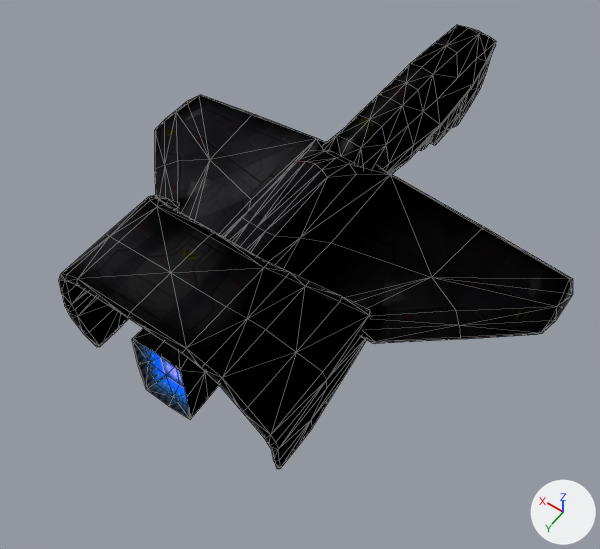
An edit to the Blender file Gawain/gawain.blend, drawn before and after from the same camera.
Rendered twice from a 50 mm lens placed at (-10.5, 17.6, 20.2), pointed at (-0.7, 3.9, -1.3). Lighting does not change. The marker at lower right points along +X, +Y and +Z. Mesh edges are drawn as thin lines.

The first picture shows 'base'.
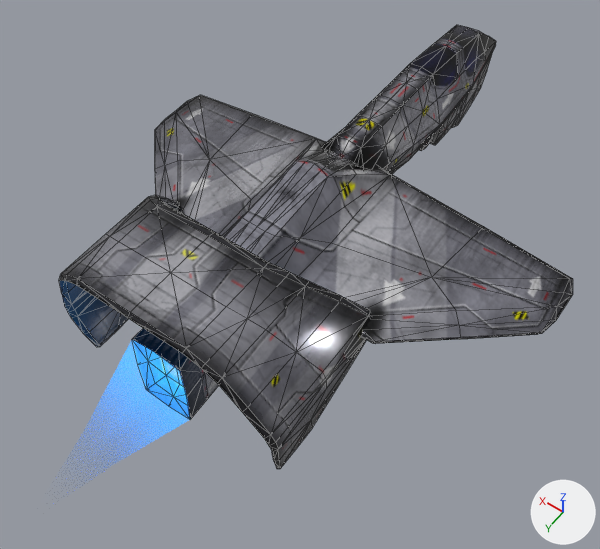
Commit message: Reworked Gawain engine glow.

Edits to the bpy script that builds the scene:
```text
Add img_glo_bake:
    img_glo_bake = load_image('GLO_bake', 'textures/GLO_bake.png', 512, 512, 'sRGB')
Add mat_base_glow:
    mat_base_glow = bpy.data.materials.new('base_glow')
    # uses the picture img_gawain_png
    # uses the picture img_glo_bake
Change me_base:
    where me_base.from_pydata(...)  # 403 vertices, 666 faces, 5 loose edges; spans x 0.0..8.3, y -3.3..3.3, z -10.3..10.3
    used by ob_base; location = (0.0, 0.0, 0.0); rotation_euler = (1.571, 0.0, 0.0), in degrees (90, 0, 0)
    me_base part 1: edges marked sharp go from 0 to 237
Change ob_base:
    remove ob_base.material_slots[0].link = 'OBJECT'; ob_base.material_slots[0].material = mat_base
    add ob_base.material_slots[0].link = 'OBJECT'; ob_base.material_slots[0].material = mat_base_glow
```

Changed parts and their boxes [x1, y1, x2, y2] in the pictures (600 x 549 px):
'base', shading changed, recoloured (black to grey): [59, 25, 573, 469] in both
